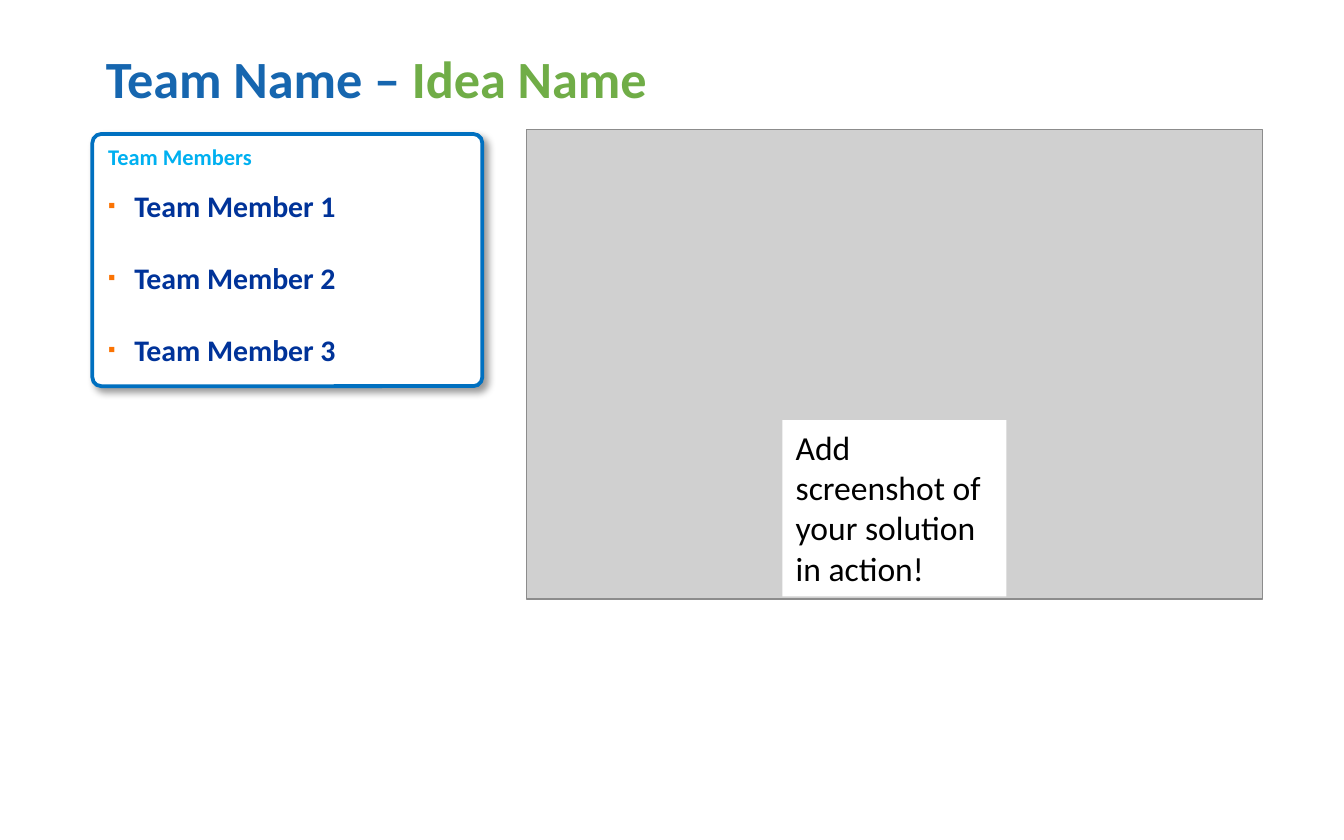
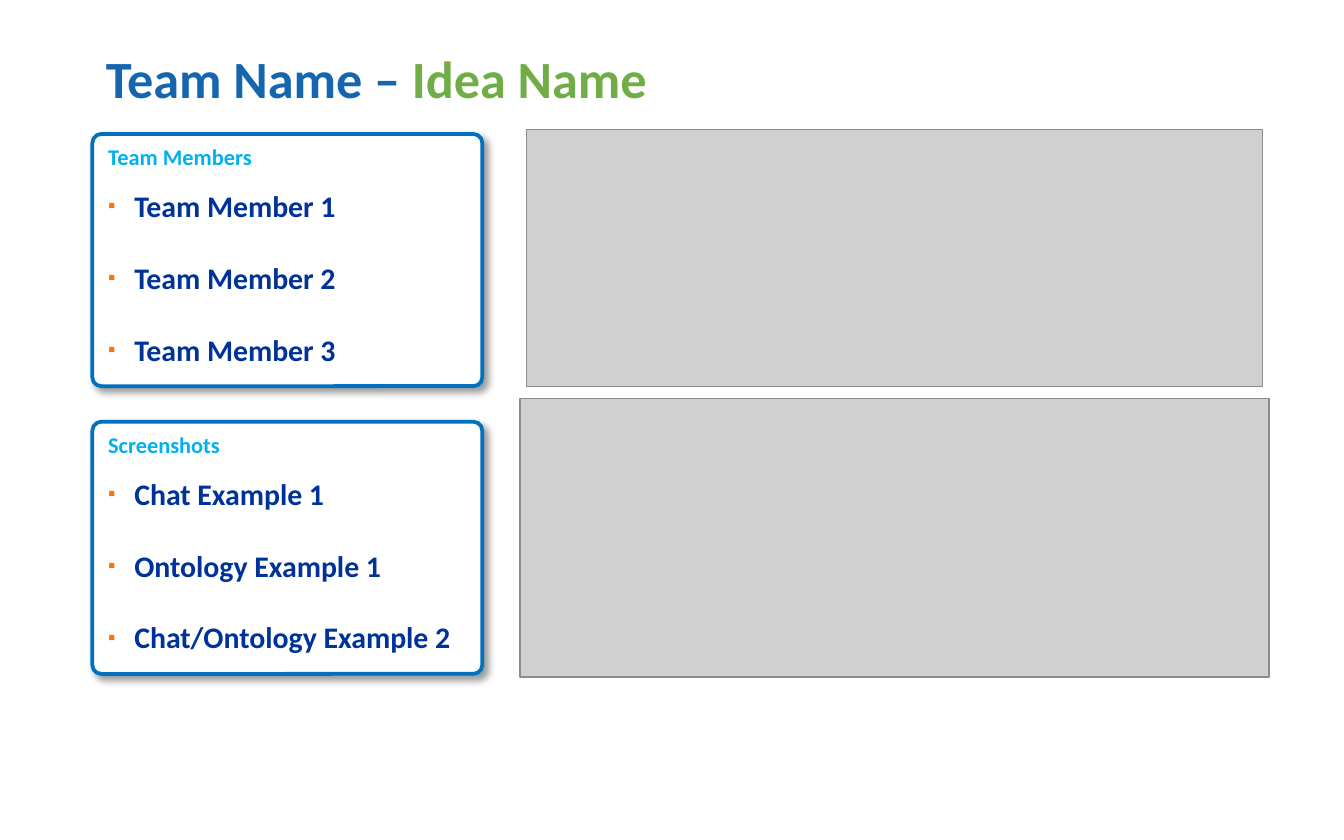
Before and after one commit to ASU-QUB-Challenge/FAQ, a slide deck: slide 2 of ASU-QUB_Challenge_Submission_template.pptx. Drawn at 1344x840 pixels with LibreOffice and Linux fonts; fonts in the diff are those of the drawing; grey boxes stand for pictures; background and template pictures are left out. Boxes give left, top, right and bottom in pixels: in the first picture for what was removed or moved away, otherwise in the second. Text is boxed around its words. In the diff, an @@ line names an element or a change of style, - is before the commit and + after.

```diff
--- a/ASU-QUB_Challenge_Submission_template.pptx
+++ b/ASU-QUB_Challenge_Submission_template.pptx
@@ picture: place and size @@
-picture at <box>527,129,1263,598</box>
+picture at <box>527,129,1263,386</box>
@@ picture added at <box>520,398,1269,676</box> @@
@@ rounded rectangle added at <box>93,422,482,675</box>, fill #FFFFFF, outline #0070C0 2 pt, 16 pt, text #003399, bold @@
+Screenshots
+▪ Chat Example 1
+▪ Ontology Example 1
+▪ Chat/Ontology Example 2
@@ rectangle removed at <box>782,421,1007,597</box> @@
-Add screenshot of your solution in action!
```
Also in this commit, not shown: 2 other slides changed, 1 slide added.
